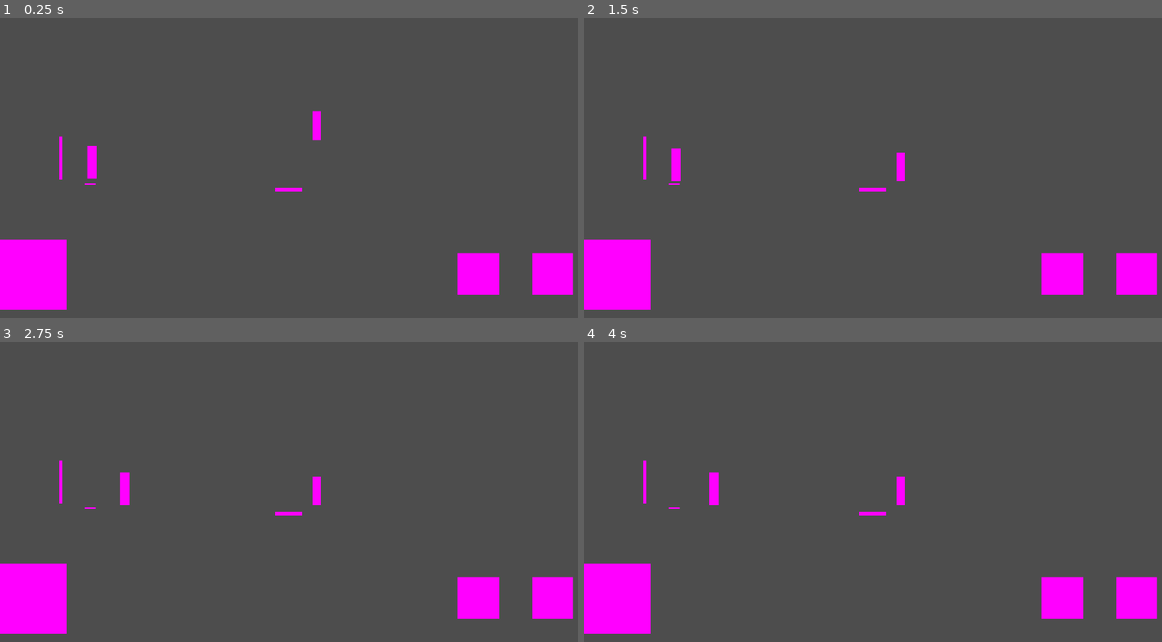
Above: before the commit, frames 1-4 (two rows, left to right).
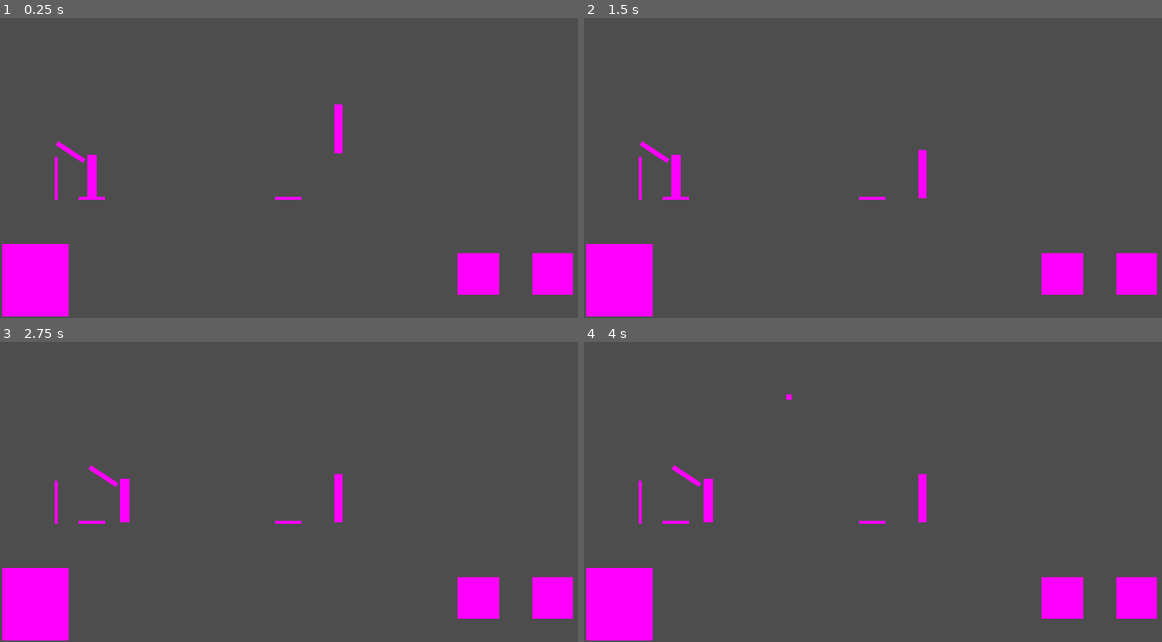
Above: after the commit, the same moments.

Repository: jam2448/580_IBL
Game: Godot game, scene res://Scenes/gameScene.tscn
The game is run twice, just before and just after one commit, with the same random seed, the same clock (stepped at 60 frames per second) and the same inputs.
Inputs:
- Up to frame 1 (0.25 s): no input
- Up to frame 2 (1.5 s): tap Enter (ui_accept) at 0.5, 0.77, 0.8, 1.07, 1.25, 1.35 s; hold Right (ui_right) from 0.53 s (still down); tap Space (swing) at 0.6 s
- Up to frame 3 (2.75 s): tap Enter (ui_accept) at 1.52, 1.82, 2, 2.3 s; tap Space (swing) at 1.55 s; release Right (ui_right) at 2.03 s; hold Left (ui_left) from 2.03 s (still down); hold D (advanceRunners) from 2.03 s (still down)
- Up to frame 4 (4 s): release Left (ui_left) at 2.78 s; release D (advanceRunners) at 2.78 s; hold Right (ui_right) from 2.78 s (still down); tap A (returnRunners) at 2.85 s; tap Enter (ui_accept) at 3.02, 3.32, 3.5, 3.77, 3.8 s; tap Space (swing) at 3.05, 3.6 s

The runs differ from the first frame. In frame 1, 1.5% of the frame differs, in the area x 0-60%, y 28-100%; in frame 2, 1.5%; in frame 3, 1.5%; in frame 4, 1.7%, in the area x 0-60%, y 17-100%.
Error before the commit: Invalid access to property or key 'position' on a base object of type 'null instance'. (res://Scripts/batter.gd:11)

Commit message:
Batter can now it the ball forward and swing the bat. They can also reset their swing after hitting the ball. Added physcs to the game ball so that it can bounce and such

Diff:
--- a/indoorbaseballproj/Scenes/base.tscn
+++ b/indoorbaseballproj/Scenes/base.tscn
@@ -2,22 +2,23 @@
 
 [ext_resource type="Script" path="res://Scripts/bases.gd" id="1_yaupi"]
 
+[sub_resource type="RectangleShape2D" id="RectangleShape2D_0kg6p"]
+size = Vector2(10.25, 16.5156)
+
 [sub_resource type="PlaceholderTexture2D" id="PlaceholderTexture2D_ddpt5"]
-
-[sub_resource type="RectangleShape2D" id="RectangleShape2D_0kg6p"]
-size = Vector2(5, 8.0625)
 
 [node name="Base" type="Area2D"]
 position = Vector2(0, -3)
+collision_layer = 16
 script = ExtResource("1_yaupi")
 
+[node name="CollisionShape2D" type="CollisionShape2D" parent="."]
+position = Vector2(0, -6)
+shape = SubResource("RectangleShape2D_0kg6p")
+
 [node name="Sprite2D" type="Sprite2D" parent="."]
-position = Vector2(0, 3)
-scale = Vector2(7, 1)
+position = Vector2(5.96046e-08, 3)
+scale = Vector2(17, 1.9375)
 texture = SubResource("PlaceholderTexture2D_ddpt5")
 
-[node name="CollisionShape2D" type="CollisionShape2D" parent="."]
-position = Vector2(0, -1)
-shape = SubResource("RectangleShape2D_0kg6p")
-
 [connection signal="body_entered" from="." to="." method="_on_body_entered"]
--- a/indoorbaseballproj/Scenes/bat.tscn
+++ b/indoorbaseballproj/Scenes/bat.tscn
@@ -1,17 +1,26 @@
-[gd_scene load_steps=3 format=3 uid="uid://bsts53kdmt7j2"]
+[gd_scene load_steps=4 format=3 uid="uid://bsts53kdmt7j2"]
+
+[ext_resource type="Script" path="res://Scripts/bat.gd" id="1_ut0e2"]
 
 [sub_resource type="PlaceholderTexture2D" id="PlaceholderTexture2D_pp3y4"]
 
-[sub_resource type="RectangleShape2D" id="RectangleShape2D_bd02s"]
-size = Vector2(2, 12)
+[sub_resource type="RectangleShape2D" id="RectangleShape2D_6eu0k"]
+size = Vector2(24.0093, 4.02338)
 
-[node name="bat" type="RigidBody2D"]
+[node name="bat" type="Area2D"]
+collision_layer = 2
+collision_mask = 10
+script = ExtResource("1_ut0e2")
 
 [node name="Sprite2D" type="Sprite2D" parent="."]
-position = Vector2(0, -6)
-scale = Vector2(2, 12)
+position = Vector2(0, -10.5)
+scale = Vector2(3, 21)
 texture = SubResource("PlaceholderTexture2D_pp3y4")
 
 [node name="CollisionShape2D" type="CollisionShape2D" parent="."]
-position = Vector2(0, -6)
-shape = SubResource("RectangleShape2D_bd02s")
+position = Vector2(-2.01171, -10.0047)
+rotation = 1.56846
+shape = SubResource("RectangleShape2D_6eu0k")
+one_way_collision_margin = 50.2
+
+[connection signal="body_entered" from="." to="." method="_on_body_entered"]
--- a/indoorbaseballproj/Scenes/batter.tscn
+++ b/indoorbaseballproj/Scenes/batter.tscn
@@ -6,24 +6,28 @@
 [sub_resource type="PlaceholderTexture2D" id="PlaceholderTexture2D_fykc7"]
 
 [sub_resource type="RectangleShape2D" id="RectangleShape2D_537qa"]
-size = Vector2(2, 7)
+size = Vector2(2, 9.33333)
 
 [node name="CharacterBody2D" type="CharacterBody2D"]
 position = Vector2(1, 1)
-collision_mask = 8
+collision_mask = 24
 script = ExtResource("1_1twed")
 batScene = ExtResource("2_8xnyc")
 
 [node name="Sprite2D" type="Sprite2D" parent="."]
-position = Vector2(-2, -5.5)
-scale = Vector2(6, 21)
+position = Vector2(-2, -9)
+scale = Vector2(6, 28)
 texture = SubResource("PlaceholderTexture2D_fykc7")
 
 [node name="CollisionShape2D" type="CollisionShape2D" parent="."]
-position = Vector2(-2, -5.5)
+position = Vector2(-2, -9)
 scale = Vector2(3, 3)
 shape = SubResource("RectangleShape2D_537qa")
 
 [node name="hands" type="Node2D" parent="."]
-position = Vector2(-6, -9)
+position = Vector2(-7, -19)
 rotation = -0.986677
+
+[node name="Timer" type="Timer" parent="."]
+
+[connection signal="timeout" from="Timer" to="." method="_on_timer_timeout"]
--- a/indoorbaseballproj/Scenes/gameBall.tscn
+++ b/indoorbaseballproj/Scenes/gameBall.tscn
@@ -1,15 +1,20 @@
-[gd_scene load_steps=4 format=3 uid="uid://bkdvabqt0oysw"]
+[gd_scene load_steps=5 format=3 uid="uid://bkdvabqt0oysw"]
 
 [ext_resource type="Script" path="res://Scripts/ball.gd" id="1_c5u8g"]
+
+[sub_resource type="PhysicsMaterial" id="PhysicsMaterial_5t85m"]
+bounce = 0.5
 
 [sub_resource type="PlaceholderTexture2D" id="PlaceholderTexture2D_n2msx"]
 
 [sub_resource type="CircleShape2D" id="CircleShape2D_vrjb3"]
-radius = 2.0
+radius = 2.5
 
 [node name="GameBall" type="RigidBody2D"]
 collision_layer = 2
-collision_mask = 3
+collision_mask = 11
+physics_material_override = SubResource("PhysicsMaterial_5t85m")
+gravity_scale = 0.0
 script = ExtResource("1_c5u8g")
 
 [node name="Sprite2D" type="Sprite2D" parent="."]
@@ -18,4 +23,11 @@
 texture = SubResource("PlaceholderTexture2D_n2msx")
 
 [node name="CollisionShape2D" type="CollisionShape2D" parent="."]
+rotation = -0.00227406
+scale = Vector2(0.8, 0.8)
 shape = SubResource("CircleShape2D_vrjb3")
+
+[node name="Timer" type="Timer" parent="."]
+wait_time = 3.0
+
+[connection signal="body_entered" from="." to="." method="_on_body_entered"]
--- a/indoorbaseballproj/Scenes/gameScene.tscn
+++ b/indoorbaseballproj/Scenes/gameScene.tscn
@@ -13,7 +13,7 @@
 [node name="Node2D" type="Node2D"]
 
 [node name="batter" parent="." instance=ExtResource("1_snma1")]
-position = Vector2(-144, -26)
+position = Vector2(-144, -5)
 
 [node name="Camera2D" type="Camera2D" parent="."]
 position = Vector2(-13, -31)
@@ -24,7 +24,7 @@
 collision_mask = 5
 
 [node name="CollisionShape2D" type="CollisionShape2D" parent="StaticBody2D"]
-position = Vector2(-13, -7)
+position = Vector2(-13, 4)
 shape = SubResource("RectangleShape2D_pbuts")
 
 [node name="Control" type="Control" parent="."]
@@ -36,20 +36,21 @@
 [node name="TouchControls" parent="Control" instance=ExtResource("2_wao6q")]
 player_path = NodePath("../../batter")
 
-[node name="second" parent="." instance=ExtResource("3_t7pfu")]
-position = Vector2(-20, -13)
-scale = Vector2(2.5, 2.5)
-
 [node name="GameManager" type="Node" parent="."]
 script = ExtResource("4_4mkok")
 
 [node name="Pitcher" parent="." instance=ExtResource("5_lula8")]
-position = Vector2(-2, -55)
+position = Vector2(12, -55)
+timeToPitch = 3.0
 
 [node name="strike Zone" parent="." instance=ExtResource("6_4r4bg")]
-position = Vector2(-166, -12)
+position = Vector2(-169, 1)
 
-[node name="Base" parent="." instance=ExtResource("3_t7pfu")]
-position = Vector2(-147, -12)
+[node name="homePlate" parent="." instance=ExtResource("3_t7pfu")]
+position = Vector2(-146, -3)
 
+[node name="second" parent="." instance=ExtResource("3_t7pfu")]
+position = Vector2(-20, -3)
+
+[connection signal="body_entered" from="homePlate" to="batter" method="_on_home_plate_body_entered"]
 [connection signal="body_entered" from="second" to="batter" method="_on_second_body_entered"]
--- a/indoorbaseballproj/Scenes/pitcherAI.tscn
+++ b/indoorbaseballproj/Scenes/pitcherAI.tscn
@@ -6,25 +6,26 @@
 [sub_resource type="PlaceholderTexture2D" id="PlaceholderTexture2D_ugx3c"]
 
 [sub_resource type="RectangleShape2D" id="RectangleShape2D_v6cit"]
-size = Vector2(5.5, 18.5)
+size = Vector2(5.5, 31.25)
 
 [node name="Pitcher" type="CharacterBody2D"]
-collision_mask = 12
+collision_mask = 28
 script = ExtResource("1_whe6j")
 gameBall = ExtResource("2_e3hv2")
 
 [node name="Timer" type="Timer" parent="."]
 
 [node name="Sprite2D" type="Sprite2D" parent="."]
-position = Vector2(1.19209e-07, 4.76837e-07)
-scale = Vector2(5.5, 18.5)
+position = Vector2(1.19209e-07, -6.375)
+scale = Vector2(5.5, 31.25)
 texture = SubResource("PlaceholderTexture2D_ugx3c")
 
 [node name="CollisionShape2D" type="CollisionShape2D" parent="."]
+position = Vector2(0, -6.375)
 shape = SubResource("RectangleShape2D_v6cit")
 
 [node name="ReleasePoint" type="Node2D" parent="."]
-position = Vector2(-1, -23)
+position = Vector2(0, -3)
 rotation = 1.5708
 
 [connection signal="timeout" from="Timer" to="." method="_on_timer_timeout"]
--- a/indoorbaseballproj/Scenes/strikeZone.tscn
+++ b/indoorbaseballproj/Scenes/strikeZone.tscn
@@ -8,7 +8,7 @@
 size = Vector2(2.75879, 18)
 
 [node name="Area2D" type="Area2D"]
-collision_mask = 3
+collision_mask = 11
 script = ExtResource("1_gdetu")
 
 [node name="Sprite2D" type="Sprite2D" parent="."]
--- a/indoorbaseballproj/Scenes/touch_conrrols.tscn
+++ b/indoorbaseballproj/Scenes/touch_conrrols.tscn
@@ -24,8 +24,8 @@
 action = "returnRunners"
 
 [node name="Swing" type="TouchScreenButton" parent="."]
-position = Vector2(0, 497)
-scale = Vector2(128, 135)
+position = Vector2(4, 505)
+scale = Vector2(128, 140)
 texture_normal = SubResource("PlaceholderTexture2D_igk3y")
 action = "swing"
 
--- a/indoorbaseballproj/Scripts/ball.gd
+++ b/indoorbaseballproj/Scripts/ball.gd
@@ -1,7 +1,7 @@
 extends RigidBody2D
 
 #set the speed & direction of the ball
-@export var speed = 400.0
+@export var speed = 200.0
 
 var direction = Vector2.LEFT
 
@@ -15,3 +15,9 @@
 # Called every frame. 'delta' is the elapsed time since the previous frame.
 func _process(_delta: float) -> void:
 	pass
+
+
+
+func _on_body_entered(_body: Node) -> void:
+	print("Made contact with something")
+	pass # Replace with function body.
--- /dev/null
+++ b/indoorbaseballproj/Scripts/bat.gd
@@ -0,0 +1,22 @@
+extends Area2D
+
+@export var hit_force := 500.0   # strength of hit
+@export var hit_direction := Vector2.LEFT  # default hit direction
+
+func _ready() -> void:
+	connect("body_entered", Callable(self, "_on_body_entered"))
+
+func _on_body_entered(body: Node2D) -> void:
+	print("Bat hit something: " + str(body.name))
+	if body is RigidBody2D:
+		var ball = body as RigidBody2D
+		# Rotate hit_direction by the bat's current rotation
+		var force = hit_direction.rotated(global_rotation) * hit_force
+		body.apply_central_impulse(force)
+
+		# turn on gravity for the ball
+		body.gravity_scale = 1
+
+		print("Hit the ball with force: ", force)
+	else:
+		print("Condition is not being met")
--- a/indoorbaseballproj/Scripts/batter.gd
+++ b/indoorbaseballproj/Scripts/batter.gd
@@ -1,57 +1,77 @@
 extends CharacterBody2D
 
-#Variables to help/track player movement
+# Variables to help/track player movement
 const SPEED = 30.0
 var gravity = ProjectSettings.get_setting("physics/2d/default_gravity")
 var advancing = false
 var returning = false
 
-#get the refrences for the bases that the player needs to go to
-@onready var SECOND_BASE = get_node("../second").position
-@onready var HOME = get_node("../homePlate").position
+# Variables for the swinging
+var swinging = false
+var swing_speed = 3.0              # how fast the bat swings
+var swing_angle = deg_to_rad(-275)   # swing arc
+var swing_progress = 0.0
+var rest_rotation = 0.0
+
+# Get the references for the bases that the player needs to go to
+@onready var SECOND_BASE = get_node("../second").global_position
+@onready var HOME = get_node("../homePlate").global_position
 @onready var controls = get_node("../TouchControls")
 
-#referennce to the bat
+# Reference to the bat
 @export var batScene: PackedScene
 var batInstance: Node2D
 
-#set a refrence to a target base and current base
+# Set a reference to a target base and current base
 var targetbase: Vector2
 var currentBase: Vector2
 
-#set the current and target bases when the game loads
+# Set the current and target bases when the game loads
 func _ready() -> void:
 	targetbase = SECOND_BASE
 	currentBase = HOME
 	batInstance = batScene.instantiate()
-	batInstance.freeze = true
-
-
-
 	var batPoint = $hands
 	batPoint.add_child(batInstance)
-
+	rest_rotation = batInstance.rotation  # save default position
 
 
 func _physics_process(delta: float) -> void:
-	# allows the player to jump (will remove for offense later)
+	# Apply gravity
 	if not is_on_floor():
 		velocity.y += gravity * delta
 
-	#if advance is pressed mnove the batter toward the target base
+	# Move toward bases
 	if Input.is_action_pressed("advanceRunners"):
 		var direction = (targetbase - global_position).normalized()
 		velocity.x = direction.x * SPEED
-
-	#if return is pressed move them to the current base
 	elif Input.is_action_pressed("returnRunners"):
 		var direction = (currentBase - global_position).normalized()
 		velocity.x = direction.x * SPEED
 	else:
 		velocity.x = 0
+
+	# Trigger swing if pressed and not already swinging
+	if Input.is_action_just_pressed("swing") and not swinging:
+		swinging = true
+		swing_progress = 0.0
+		$Timer.start()
+
+	# Handle swing animation
+	if swinging:
+		swing_progress += delta * swing_speed
+		if swing_progress < 0.5:
+			# first half of swing (down/forward)
+			batInstance.rotation = rest_rotation + lerp(0.0, swing_angle, swing_progress * 2)
+		else:
+			# done swinging
+			batInstance.rotation = rest_rotation
+			swinging = false
+
 	move_and_slide()
 
-#flags to show when the player is moving either left or right
+
+# Flags to show when the player is moving either left or right
 func move_right():
 	advancing = true
 
@@ -64,28 +84,10 @@
 func stop_move_left():
 	returning = false
 
-#
-#func _physics_process(delta: float) -> void:
-	## Add the gravity.
-	#if not is_on_floor():
-		#velocity.y += gravity * delta
-#
-	## Handle jump.
-	#if Input.is_action_just_pressed("ui_accept") and is_on_floor():
-		#velocity.y = JUMP_VELOCITY
-#
-	## Get the input direction and handle the movement/deceleration.
-	## As good practice, you should replace UI actions with custom gameplay actions.
-	#var direction := Input.get_axis("ui_left", "ui_right")
-	#if direction:
-		#velocity.x = direction * SPEED
-	#else:
-		#velocity.x = move_toward(velocity.x, 0, SPEED)
-#
-	#move_and_slide()
 
-#when a base is touched by the batter, update their current and target bases
+# When a base is touched by the batter, update their current and target bases
 func _on_second_body_entered(body: Node2D) -> void:
+	print("entered Second base")
 	if body == self:
 		currentBase = SECOND_BASE
 		targetbase = HOME
@@ -94,3 +96,7 @@
 	if body == self:
 		currentBase = HOME
 		targetbase = SECOND_BASE
+
+
+func _on_timer_timeout() -> void:
+	pass # Replace with function body.
--- a/indoorbaseballproj/Scripts/game_manager.gd
+++ b/indoorbaseballproj/Scripts/game_manager.gd
@@ -5,6 +5,10 @@
 var score = 0
 var balls = 0
 var strikes = 0
+
+#get necessary game lements to control the game
+
+
 
 # Called when the node enters the scene tree for the first time.
 func _ready() -> void:
@@ -17,6 +21,7 @@
 
 
 func checkCount():
+	print("Count is: " + str(balls) + "-" + str(strikes))
 	if balls == 4:
 		print("walk")
 		balls = 0
--- a/indoorbaseballproj/Scripts/pitcher_ai.gd
+++ b/indoorbaseballproj/Scripts/pitcher_ai.gd
@@ -18,11 +18,7 @@
 	$Timer.start()
 
 
-	print("Inside the pitcher ready function")
-
-
 func _on_timer_timeout():
-	print("Timer is Done!")
 	throwPitch()
 
 
--- a/indoorbaseballproj/Scripts/touch_controls.gd
+++ b/indoorbaseballproj/Scripts/touch_controls.gd
@@ -38,9 +38,9 @@
 #when pressed swing the bat
 func _on_swing_pressed() -> void:
 	#swing.modulate.a = 0.5
-	print("swing pressed")
+	pass
 
 
 func _on_swing_released() -> void:
 	#swing.modulate.a = 1.0
-	print("swing released")
+	pass
--- a/indoorbaseballproj/project.godot
+++ b/indoorbaseballproj/project.godot
@@ -40,7 +40,7 @@
 
 [physics]
 
-2d/default_gravity=250.0
+2d/default_gravity=500.0
 
 [rendering]
 
--- a/indoorbaseballproj/strike_zone.gd
+++ b/indoorbaseballproj/strike_zone.gd
@@ -7,11 +7,11 @@
 
 
 # Called every frame. 'delta' is the elapsed time since the previous frame.
-func _process(delta: float) -> void:
+func _process(_delta: float) -> void:
 	pass
 
 
 
-func _on_body_entered(body: Node2D) -> void:
+func _on_body_entered(_body: Node2D) -> void:
 	print("strike")
 	gameManager.strikes += 1
